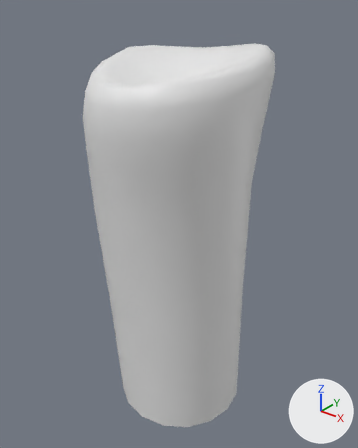
The FBX model res/models/Modele_Mati/Swieczki/Swieca3.fbx, before and after one commit.
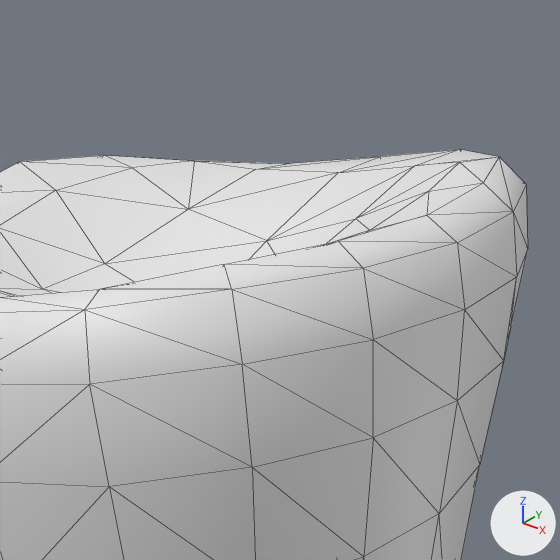
Each version appears first whole from a 50 mm lens placed at (0.02057, -0.0256, 0.01573), pointed at (-0.00014, 0.00029, -0.00032), and next in a close-up on the part from 34% to 79% of the width and 0% to 36% of the height. Every picture has the same lights, and +X, +Y and +Z are marked at lower right. The first two pictures are the older version. The close-ups show mesh edges as thin lines. Where no turn or scale is listed for an object, it has been applied to the vertices.

Names of what the first close-up shows: 'Swieca3'.
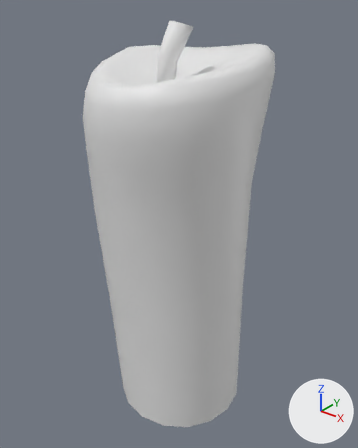
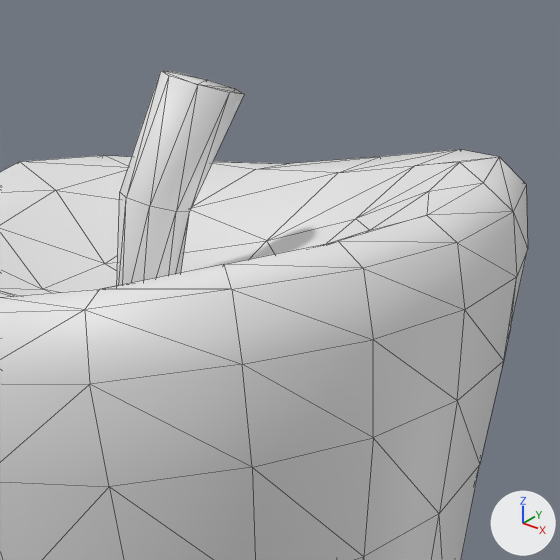
Scene script edits in JSON lines:
```json
{"block": "me_swieca3_001", "where": "# used by ob_swieca3; location = (0.0, 0.0, 0.0)"}
{"op": "remove", "block": "me_swieca3_001", "code": "me_swieca3_001.from_pydata(...)  # 153 vertices, 288 faces; spans x -0.0061..0.006, y -0.0063..0.0064, z -0.0153..0.0122"}
{"op": "add", "block": "me_swieca3_001", "code": "me_swieca3_001.from_pydata(...)  # 177 vertices, 332 faces; spans x -0.0061..0.006, y -0.0063..0.0064, z -0.0153..0.0137"}
{"block": "me_swieca3_001", "change": "me_swieca3_001 part 1: a new loose piece of 24 vertices spanning x -0.0012..0.001, y -0.0011..0.0008, z 0.009..0.0137"}
```

What differs and where, as boxes (x1, y1, x2, y2) in the close-ups (560 x 560 px):
```json
{"object": "Swieca3", "change": "reshaped", "before": [0, 149, 528, 560], "after": [0, 70, 528, 560]}
{"part": 1, "of": "me_swieca3_001", "change": "added", "after": [117, 70, 244, 286]}
```
